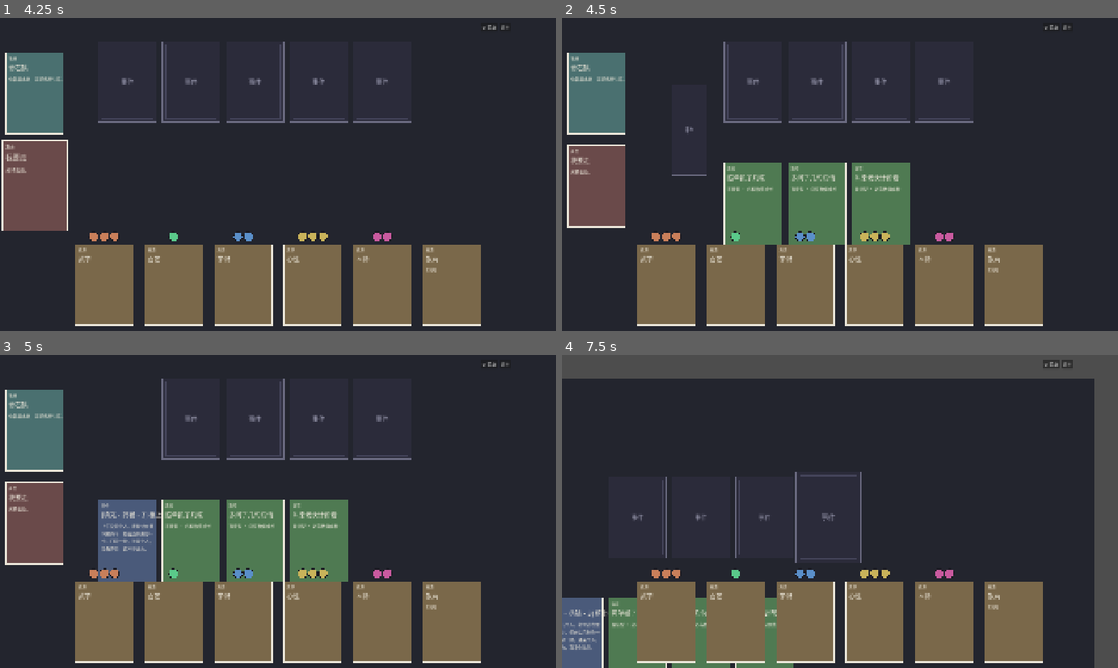
Above: before the commit, frames 1-4 (two rows, left to right).
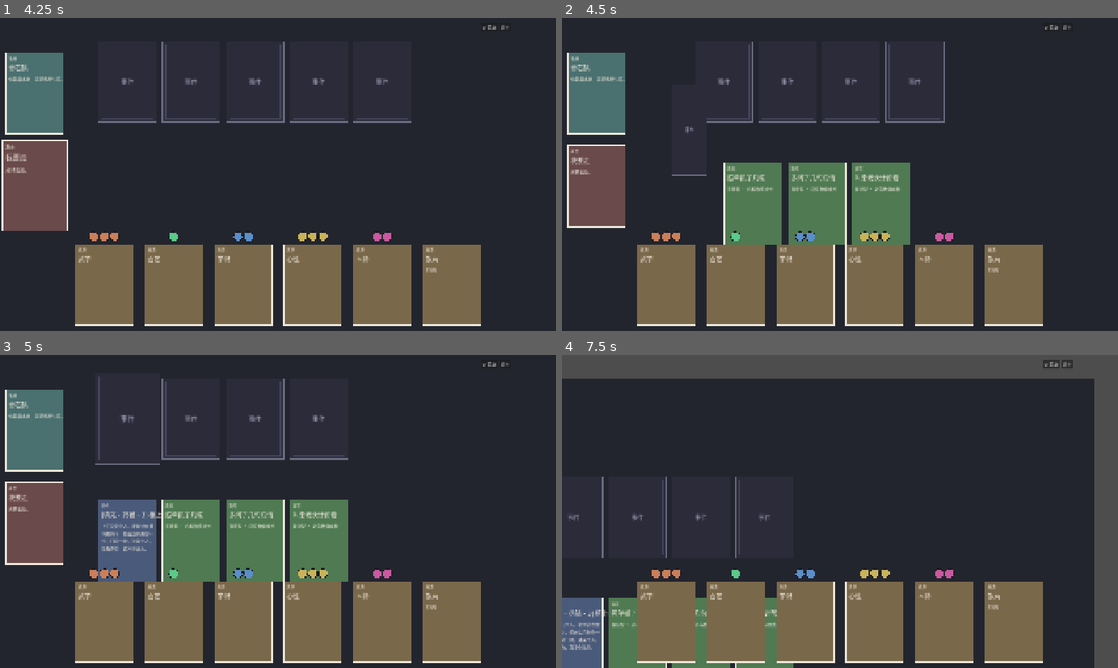
Above: after the commit, the same moments.

Repository: lwbiuchsjk/zhengdao-cards
Game: Godot game, scene res://card_table.tscn
The game is run twice, just before and just after one commit, with the same random seed, the same clock (stepped at 60 frames per second) and the same inputs.
Inputs (mouse positions are in pixels of both pictures, inside the frame that each line leads up to):
- Up to frame 1 (4.25 s): click "⚙ 菜单" at 0.5 s; click "⚙ 菜单" at 1.25 s; click "⚙ 菜单" at 2 s; tap Enter at 2.75 s; drag from (33, 93) to (33, 187) at 2.77 s; tap Space at 3.5 s; drag from (33, 277) to (33, 187) at 3.52 s
- Up to frame 2 (4.5 s): tap Enter at 4.25 s; move the mouse to (689, 80) at 4.27 s; click (689, 80) at 4.42 s
- Up to frame 3 (5 s): no input
- Up to frame 4 (7.5 s): tap Space at 5, 6.5 s; drag from (751, 417) to (595, 524) at 5.02 s; tap Enter at 5.75 s; drag from (701, 517) to (701, 639) at 5.77 s; drag from (762, 517) to (701, 639) at 6.52 s; move the mouse to (828, 517) at 7.27 s; click (828, 517) at 7.42 s

Frame 1 is identical in both runs. In frame 2, 1.1% of the frame differs, in the area x 26-74%, y 7-34%; in frame 3, 0.4%; in frame 4, 0.5%.

Commit message:
feat(批次二 单包闭环): 继续卡推进 + 玩满 C 骨架登场 + 自省终点
把持久盘面的单事件闭环串成完整循环(真源 §九批次二):

- 核心机制「继续 = 重对账 pack_window_for_pile」(探针实测):
  _on_continue → _clear_event_chain → 重调 pack_window, mode 三分支
  · blind  → 回盘面(余背已在桌, 仅 _board_active=false 解锁)
  · single → 玩满 C 骨架登场 / 包结束自省(_clear_board 余牌消散
             + _populate_board 摊 1 张)
  · not ok → 包结束终点(停住)
  前端无需数 C / 知 turnCapacity, 引擎已把转移编码进 mode。
- F4【继续】卡: _spawn_continue_card(CardType.CONTINUE 新枚举,
  与 CardKind 同序追加), 结果揭示后出现; DD-B1 领取标记可选。
- 骨架·自省同一 single 通道: pick 后 has_choice 自然分流(骨架走
  事件流程; 自省 sys_reflection 0 选项 → 自然停住=终点, 零特判)。
- DD-B2 余背向前补齐: _on_board_pick 选中后 _relayout_board() 剩余
  盘面卡紧凑左对齐平滑滑动填空洞(非原地消失重现)。
- 抽 _populate_board(开包/骨架登场/自省共用) + _debug_assert_board_sync
  (blind 回盘面 uid 对账, 仅告警)。
- 余牌消散经 _clear_board 物理回收节点(§四.3 不可点, 防误触 forced
  打乱末位调度)。

验证: 编译 0 错 + A1 25/25 + F1 21/21 + smoke_batch2_loop 15/15
(三分支转移信号) + 主场景 headless 无报错 + GUI 验收 §七3-6 + 向前
补齐滑动通过; codex 审查无 P1/P2/P3。

Co-Authored-By: Claude Opus 4.8 (1M context) <noreply@anthropic.com>

Diff:
--- a/scripts/models/card_data.gd
+++ b/scripts/models/card_data.gd
@@ -21,7 +21,7 @@
 ## (静态 def 属共享数据,按 `logical_id` 在加载后由注册表重新挂接,避免每实例冗余拷贝)。
 
 # 卡牌逻辑类别(规范枚举)。与视图层 Card.CardType 取值对齐,视图由本枚举派生。
-enum CardKind { EVENT, OPTION, RESULT, RESOURCE, LOCATION, DECK, LEAVE }
+enum CardKind { EVENT, OPTION, RESULT, RESOURCE, LOCATION, DECK, LEAVE, CONTINUE }
 
 # ---- 原语①: 稳定实例身份 ----
 var card_uid: String = ""          # 全局唯一实例 id(由注册表 / world_state 工厂分配,本类不自生成)
--- a/scripts/ui/card.gd
+++ b/scripts/ui/card.gd
@@ -8,8 +8,8 @@
 ## - 卡牌以原点为中心绘制(-SIZE/2 ~ +SIZE/2), 故 hover 放大 / 翻牌缩放均绕中心。
 ## - hover/click 经 Area2D 拾取(需 viewport.physics_object_picking = true, 由牌桌根开启)。
 
-# 卡牌类型(决定卡框色 + 类型标识占位)
-enum CardType { EVENT, OPTION, RESULT, RESOURCE, LOCATION, DECK, LEAVE }
+# 卡牌类型(决定卡框色 + 类型标识占位)。CONTINUE = 批次二【继续】卡(前端 UI 推进卡, 非游戏实体)。
+enum CardType { EVENT, OPTION, RESULT, RESOURCE, LOCATION, DECK, LEAVE, CONTINUE }
 # 卡牌状态机(§1.1): 牌背/牌面/默认/hover/选中/禁用/聚焦/已投
 enum State { FACE_DOWN, FACE_UP, HOVER, SELECTED, DISABLED, FOCUSED, SPENT }
 
@@ -26,10 +26,12 @@
 	CardType.LOCATION: Color("4a7070"),
 	CardType.DECK: Color("383848"),
 	CardType.LEAVE: Color("6a4a4a"),
+	CardType.CONTINUE: Color("5a6a4a"),
 }
 const TYPE_LABELS: Dictionary = {
 	CardType.EVENT: "事件", CardType.OPTION: "选项", CardType.RESULT: "结果",
 	CardType.RESOURCE: "资源", CardType.LOCATION: "地点", CardType.DECK: "牌库", CardType.LEAVE: "离去",
+	CardType.CONTINUE: "继续",
 }
 
 signal clicked(card: Card)
--- a/scripts/ui/card_table.gd
+++ b/scripts/ui/card_table.gd
@@ -277,16 +277,24 @@
 		push_error("[card_table] pack_window_for_pile 返回空窗口")
 		return
 	_location_locked = true   # 开包即锁(F2)
+	_populate_board(window)
+
+## 摊出待办盘面(批次二抽出, 开包 + 玩满 C 骨架登场 + 自省终点共用): 按 window.mode spawn 卡背横排,
+## 接 _on_board_pick, 复位 _board_active。blind = K 张镜像引擎 store(DD1); single = 1 张前端自分配
+## (skeleton / sys_reflection, uid 空, pick 走 stash)。调用前盘面须已清(_open_pack 锁后调 / 继续时
+## _clear_board 后调)。
+func _populate_board(window: Dictionary) -> void:
+	var cards: Array = window.get("cards", [])
+	var mode := str(window.get("mode", ""))
 	_board_cards.clear()
 	_board_active = false
-	var mode := str(window.get("mode", ""))
 	for i in cards.size():
 		var cd: Dictionary = cards[i]
-		var uid := str(cd.get("uid", ""))          # blind: 引擎 handQueue uid; single(skeleton): 空串
+		var uid := str(cd.get("uid", ""))          # blind: 引擎 handQueue uid; single: 空串
 		var event_id := str(cd.get("event_id", "")) # 卡背 logical_id(盲选时不可见, 翻开才显文字)
 		# DD1 镜像派: blind 卡背是引擎预抽的 handQueue 实例 → 镜像引擎 store(前端卡 uid == 引擎 uid,
-		# 不进前端 _zone_store, 杜绝双 store 撞号)。single(skeleton, uid 空)无引擎 handQueue 实例 →
-		# 退前端自分配(批次二骨架登场再统一; pick 走 stash, uid 空闭包)。
+		# 不进前端 _zone_store, 杜绝双 store 撞号)。single(uid 空, skeleton/自省)无引擎 handQueue 实例
+		# → 退前端自分配; pick 走 pack_window 暂存的 stash(uid 空闭包)。
 		var back: CardScn
 		if mode == "blind" and not uid.is_empty():
 			back = _spawn_mirror_card(uid, event_id, _upper_zone)
@@ -335,7 +343,8 @@
 		return
 	# 持久盘面: 余背【不消散、留桌】; 仅把选中卡从盘面摘出、转入 active 事件链。
 	_board_cards.erase(chosen)
-	_chain_nodes.append(chosen)   # 计入事件链 → 批次二继续清场时随链回收(非盘面回收)
+	_chain_nodes.append(chosen)   # 计入事件链 → 继续清场时随链回收(非盘面回收)
+	_relayout_board()             # DD-B2: 其后余背向前补齐, 平滑滑动填空洞(与选中卡飞出同时)
 	# 选中卡: 填真实事件文字 → 飞到因果链起点 → 翻开 → 展开选项。
 	chosen.set_face_text(str(event_info.get("title", "")), str(event_info.get("body", "")))
 	if chosen.position != _chain_origin:
@@ -346,6 +355,19 @@
 	if not _options_shown:
 		_options_shown = true
 		_expand_options()
+
+## 余背向前补齐(DD-B2): 剩余盘面卡按新序号紧凑左对齐, 平滑滑动填被选走的空洞。
+## 被选走位置之前的卡序号不变 → 目标位 == 现位 → 跳过(无谓 tween); 之后的卡向前滑一格。
+func _relayout_board() -> void:
+	for i in _board_cards.size():
+		var node: Node2D = _board_cards[i]
+		if not is_instance_valid(node):
+			continue
+		var target := Vector2(_board_origin.x + i * BOARD_DX, _board_origin.y)
+		if node.position.is_equal_approx(target):
+			continue  # 已在位(空洞之前的卡) → 不动
+		var tw := node.create_tween()
+		tw.tween_property(node, "position", target, 0.25).set_trans(Tween.TRANS_QUAD).set_ease(Tween.EASE_OUT)
 
 ## 展开选项: 调 _data_source 拿选项数据 (≤3, 水平排在事件右侧; 纯代码偏移 → 均匀无重叠)
 func _expand_options() -> void:
@@ -692,6 +714,7 @@
 	if not is_instance_valid(card):
 		return
 	_spawn_claimable_markers(card, outcome)
+	_spawn_continue_card()  # F4: 结果揭示后出现【继续】卡(DD-B1: 领取可选, 不强制领完)
 
 ## 在结果卡旁生成可领取标记(实体 + 经验成长); 放世界(UpperZone), 与结果卡相对位置固定、随镜头一起动
 ## Line B S8.4: dir 字段处理 —— gain 走可领取通道; loss 暂走 print 提示(已扣除展示由后续 playtest 决议视觉)。
@@ -746,9 +769,62 @@
 	tw.tween_property(m, "scale", Vector2(0.3, 0.3), 0.40)
 	tw.chain().tween_callback(m.queue_free)
 
-## 清空【当前 active 事件链】(批次一拆分: 单事件粒度; 盘面卡背不动)。
-## 触发点: 批次二【继续】卡推进时调(普通事件继续→回盘面 / 包结束); 批次一仅开包防御性调用。
-## 回收范围: 事件卡 + 选项卡 + 结果卡 + 未领取标记(_chain_nodes), 不含 _board_cards。
+## F4【继续】卡(批次二): 结果揭示后出现, 排结果卡右侧。点击 = 推进(_on_continue)。
+## 复用前端自分配卡(ZONE_CHAIN, CONTINUE 类型), 随事件链由 _clear_event_chain 回收。
+func _spawn_continue_card() -> void:
+	var cont := _spawn_card("continue", CardScn.CardType.CONTINUE, ZONE_CHAIN, _upper_zone,
+		"继续", "推进。", true)
+	cont.position = Vector2(_chain_origin.x + SLOT_DX * 3.0, _chain_origin.y)  # 结果卡(SLOT_DX*2)右侧
+	_chain_nodes.append(cont)
+	cont.clicked.connect(func(_c: CardScn) -> void: _on_continue())
+
+## F4 推进(批次二, 持久盘面统一推进入口): 清当前事件链 → 重对账 pack_window_for_pile → 按 mode 三分支。
+## 实测信号(2026-06-09 探针): blind=仍普通容量(回盘面) / single=玩满 C 骨架登场 或 包结束自省。
+## 骨架与自省走同一 single 通道, pick 后 has_choice 自然分流(骨架有选项→事件流程; 自省 0 选项→停住=终点)。
+func _on_continue() -> void:
+	_clear_event_chain()
+	var window: Dictionary = _data_source.pack_window_for_pile()
+	if not window.get("ok", false):
+		# 包结束 / 世界终止: 无更多事件可推进 → 流程停住(MVP 单程自然终点, 不再开下一包)。
+		push_warning("[card_table] 继续: pack_window 无更多事件 → 终点 (%s)" % str(window.get("error", "")))
+		return
+	var mode := str(window.get("mode", ""))
+	if mode == "blind":
+		# 回持久盘面: 余背 pick 时已向前补齐、紧凑在桌, 仅解除 active 守卫 → 可盲选下一张。
+		# 对账(调试): 返回的剩余 handQueue uid 集合应与现存盘面镜像卡一致。
+		_debug_assert_board_sync(window)
+		_board_active = false
+	else:
+		# single: 玩满 C(骨架)或包结束(自省)。§四.3 余牌须消散且不可点(防误触 forced 打乱末位调度) →
+		# _clear_board 物理回收余背节点; 再摊出 1 张卡背(骨架/自省同通道)。
+		_clear_board()
+		_populate_board(window)
+
+## 盘面 ↔ 引擎 handQueue 对账(调试断言): 继续回盘面时, pack_window 返回的剩余 uid 集合
+## 应与现存盘面镜像卡的 uid 集合一致(持久盘面不重摊, 仅复用既有节点)。不一致只告警, 不中断。
+func _debug_assert_board_sync(window: Dictionary) -> void:
+	var win_uids: Dictionary = {}
+	for c_v in window.get("cards", []):
+		var u := str((c_v as Dictionary).get("uid", ""))
+		if not u.is_empty():
+			win_uids[u] = true
+	var board_uids: Dictionary = {}
+	for node in _board_cards:
+		if not is_instance_valid(node):
+			continue
+		var model: CardData = node.get("model")
+		if model != null and not model.card_uid.is_empty():
+			board_uids[model.card_uid] = true
+	if win_uids.size() != board_uids.size():
+		push_warning("[card_table] 盘面对账不一致: 引擎余 %d 张, 前端盘面 %d 张" % [win_uids.size(), board_uids.size()])
+		return
+	for u in win_uids:
+		if not board_uids.has(u):
+			push_warning("[card_table] 盘面对账缺 uid=%s (引擎有、前端盘面无)" % u)
+
+## 清空【当前 active 事件链】(单事件粒度; 盘面卡背不动)。
+## 触发点: 【继续】卡推进时调(_on_continue, 普通→回盘面 / single→骨架·自省前先清当前链); 开包防御性调用。
+## 回收范围: 事件卡 + 选项卡 + 结果卡 + 【继续】卡 + 未领取标记(_chain_nodes), 不含 _board_cards。
 func _clear_event_chain() -> void:
 	if _focus_active:
 		_restore_focus()  # 聚焦中清场: 先还原镜头 + 手牌 + 清 UI
--- /dev/null
+++ b/tools/smoke_batch2_loop.gd
@@ -0,0 +1,89 @@
+extends SceneTree
+
+# 批次二循环冒烟: 验证「继续 = 重对账 pack_window_for_pile」的三分支信号(适配器层)。
+# 用法: powershell.exe tools/run_godot.ps1 --headless --script tools/smoke_batch2_loop.gd
+# 跑完自动 quit (退出码 0=全过, 1=有失败)。
+#
+# 覆盖(对应 [[事件包交互流程_持久盘面与流程驱动_MVP]] §七 3-6 的引擎侧信号; 视觉行为属 GUI 验收):
+#   - 普通容量内: 每次结算后 pack_window → mode=blind, handQueue 递减(回盘面信号)
+#   - 玩满 C: pack_window → mode=single(skeleton), pick 后 has_choice=true(骨架登场信号)
+#   - 包结束: 骨架结算后 pack_window → mode=single(sys_reflection), pick 后 has_choice=false +
+#             0 选项(自省终点信号; 骨架/自省走同一 single 通道, has_choice 自然分流)
+# card_table 编排(摊牌/向前补齐/继续卡/余牌消散)属 GUI 验收, headless 不验。
+
+const EngineDataSrc := preload("res://scripts/ui/engine_data_source.gd")
+
+var _n: int = 0
+var _ok: bool = true
+
+
+func _check(cond: bool, label: String) -> void:
+	_n += 1
+	print(("  [PASS] " if cond else "  [FAIL] ") + label)
+	if not cond:
+		_ok = false
+
+
+func _pack_ctx(ds: Object) -> Dictionary:
+	var ws: Dictionary = ds._engine.world_state
+	var ctx: Variant = ws.get("packContext", {})
+	return ctx if ctx is Dictionary else {}
+
+
+# 走完一个事件的全流程(pick → 选项 → 结算), 返回 pick 的事件信息(含 has_choice)。
+func _play_event(ds: Object, pick_uid: String) -> Dictionary:
+	var ev: Dictionary = ds.pick_hand(pick_uid)
+	if not ev.get("ok", false):
+		return ev
+	var opts: Array = ds.options_for_event()
+	ev["_opt_count"] = opts.size()
+	if opts.is_empty():
+		return ev  # 0 选项 = 自省终点, 不结算
+	var o0: Dictionary = opts[0]
+	var tier: String = str(ds.tier_from_invest(int(o0.get("opt_type", 0)), 0, int(o0.get("threshold", 0))))
+	ds.outcome_for_option(str(o0.get("id", "")), tier)
+	return ev
+
+
+func _init() -> void:
+	print("=== 批次二循环冒烟 开始 ===")
+	var ds: Object = EngineDataSrc.new(0)
+
+	# ── 步 1: 开包 → blind ──
+	var w1: Dictionary = ds.pack_window_for_pile()
+	_check(str(w1.get("mode", "")) == "blind", "步1 开包 mode=blind (实 %s)" % str(w1.get("mode", "")))
+	var k1: int = (w1.get("cards", []) as Array).size()
+	_check(k1 >= 2, "步1 窗口 K>=2 (实 %d)" % k1)
+	var cap: int = int(_pack_ctx(ds).get("turnCapacity", 3))
+	_check(cap >= 2, "包容量 capacity>=2 (实 %d, C=%d 普通)" % [cap, cap - 1])
+	var ev1: Dictionary = _play_event(ds, str((w1.get("cards", [])[0] as Dictionary).get("uid", "")))
+	_check(ev1.get("ok", false), "步1 普通事件全流程 ok")
+
+	# ── 步 2: 继续 → 仍普通容量 → blind, handQueue 递减 ──
+	var w2: Dictionary = ds.pack_window_for_pile()
+	_check(str(w2.get("mode", "")) == "blind", "步2 继续 mode=blind (回盘面信号; 实 %s)" % str(w2.get("mode", "")))
+	var k2: int = (w2.get("cards", []) as Array).size()
+	_check(k2 == k1 - 1, "步2 handQueue 递减 (%d → %d)" % [k1, k2])
+	# 玩满 C: 默认 cap=3 → C=2, 本步是第 2 个普通事件; 玩完即达末位。
+	var ev2: Dictionary = _play_event(ds, str((w2.get("cards", [])[0] as Dictionary).get("uid", "")))
+	_check(ev2.get("ok", false), "步2 普通事件全流程 ok (玩满 C=%d)" % (cap - 1))
+
+	# ── 步 3: 继续 → 玩满 C → single(骨架登场) ──
+	var w3: Dictionary = ds.pack_window_for_pile()
+	_check(str(w3.get("mode", "")) == "single", "步3 玩满 C → mode=single (骨架登场信号; 实 %s)" % str(w3.get("mode", "")))
+	_check((w3.get("cards", []) as Array).size() == 1, "步3 single 窗口 1 张")
+	var sk_eid: String = str((w3.get("cards", [])[0] as Dictionary).get("event_id", ""))
+	var ev3: Dictionary = _play_event(ds, "")  # single 传空串走 stash
+	_check(ev3.get("ok", false) and str(ev3.get("event_id", "")) == sk_eid, "步3 pick 出骨架事件 (%s)" % sk_eid)
+	_check(bool(ev3.get("has_choice", false)) and int(ev3.get("_opt_count", 0)) > 0, "步3 骨架 has_choice + 有选项 (走事件流程, 非终点)")
+
+	# ── 步 4: 骨架继续 → 包结束 → single(自省终点) ──
+	var w4: Dictionary = ds.pack_window_for_pile()
+	_check(str(w4.get("mode", "")) == "single", "步4 包结束 → mode=single (自省同通道; 实 %s)" % str(w4.get("mode", "")))
+	var ev4: Dictionary = _play_event(ds, "")
+	_check(ev4.get("ok", false), "步4 pick 自省事件 ok (event_id=%s)" % str(ev4.get("event_id", "")))
+	_check(not bool(ev4.get("has_choice", true)), "步4 自省 has_choice=false")
+	_check(int(ev4.get("_opt_count", -1)) == 0, "步4 自省 0 选项 = 自然终点 (实 %d)" % int(ev4.get("_opt_count", -1)))
+
+	print("=== 结束: %d 项, %s ===" % [_n, "全过" if _ok else "有失败"])
+	quit(0 if _ok else 1)
Not shown, changed: CLAUDE.md
